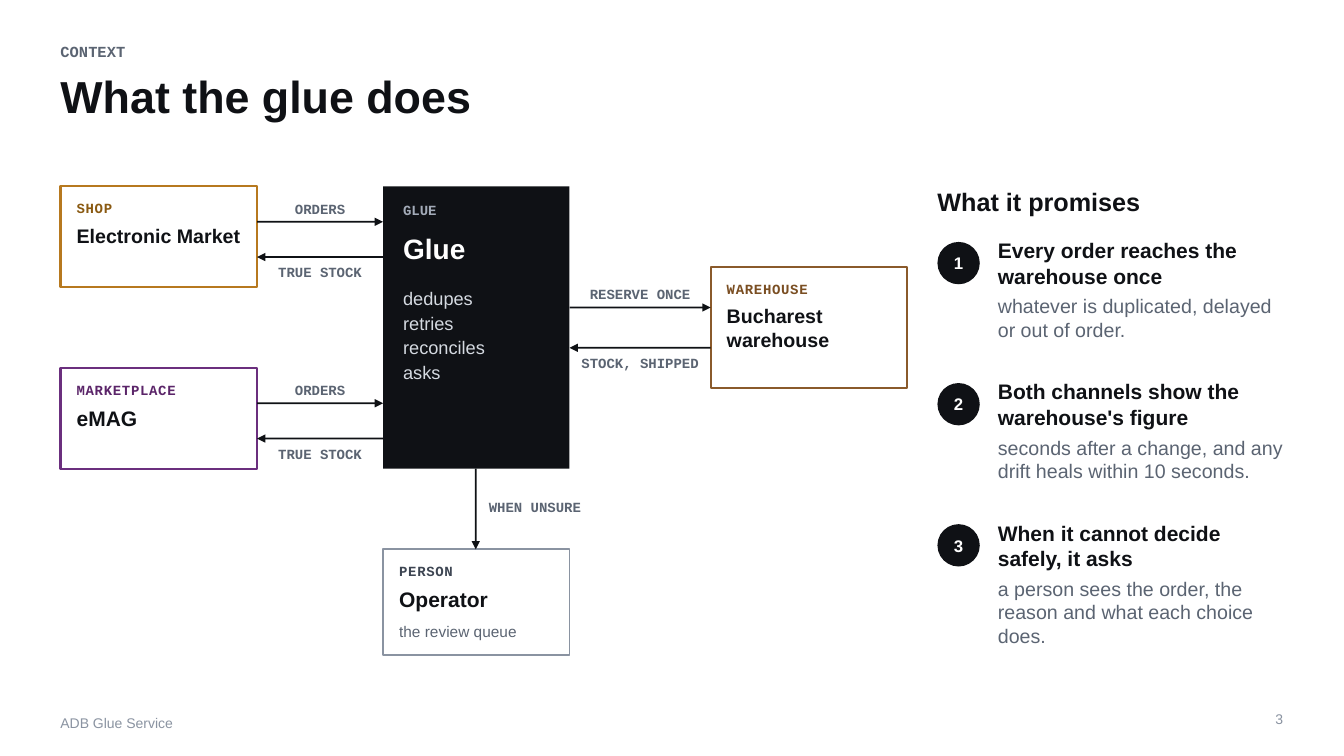
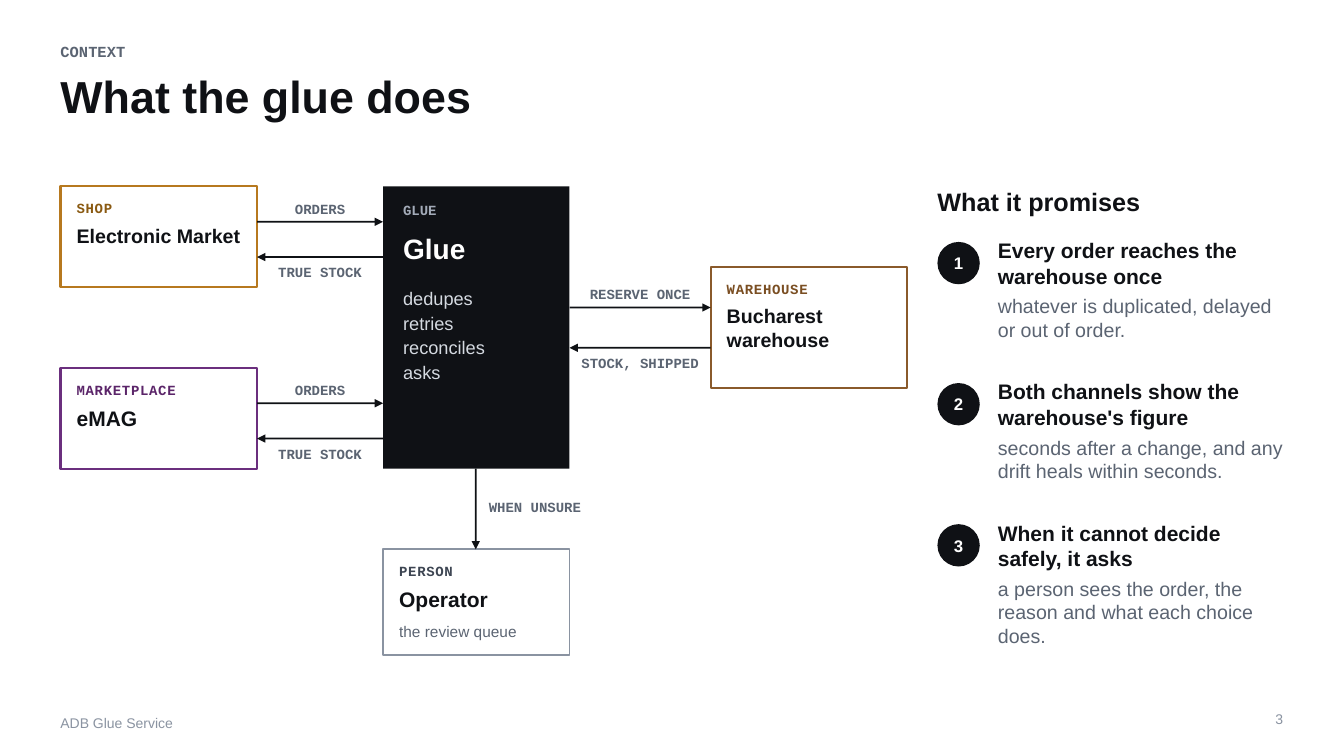
Before and after one commit to PantelimonGulie/adb-glue-service, a slide deck: slide 3 of docs/presentation/ADB-Glue-Service.pptx. Drawn at 1344x756 pixels with LibreOffice and Linux fonts; fonts in the diff are those of the drawing. Boxes give left, top, right and bottom in pixels: in the first picture for what was removed or moved away, otherwise in the second. Text is boxed around its words. In the diff, an @@ line names an element or a change of style, - is before the commit and + after.

```diff
--- a/docs/presentation/ADB-Glue-Service.pptx
+++ b/docs/presentation/ADB-Glue-Service.pptx
@@ text at bbox=[998, 441, 1283, 478]: text changed @@
-seconds after a change, and any drift heals within 10 seconds.
+seconds after a change, and any drift heals within seconds.
```
Also in this commit, not shown: 8 other slides changed, 1 slide added, 1 slide removed, 29 other files.
